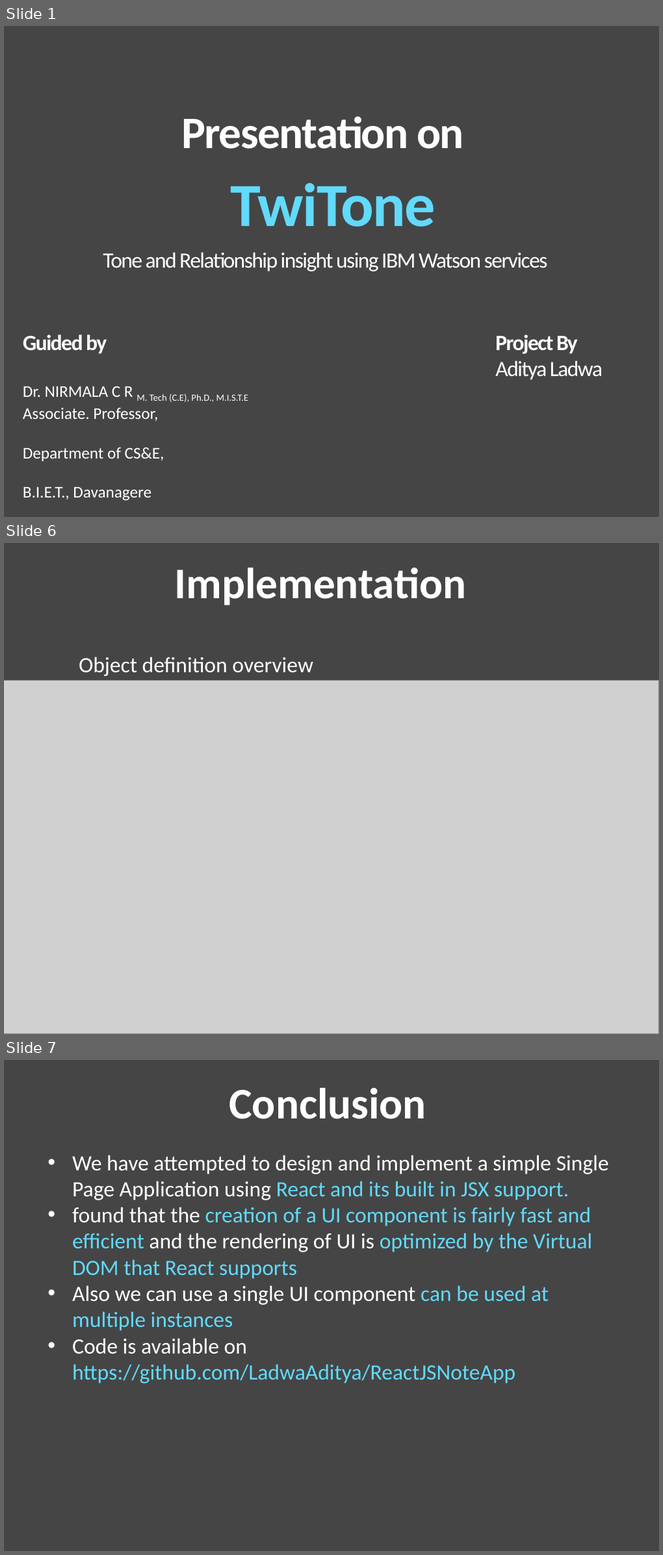
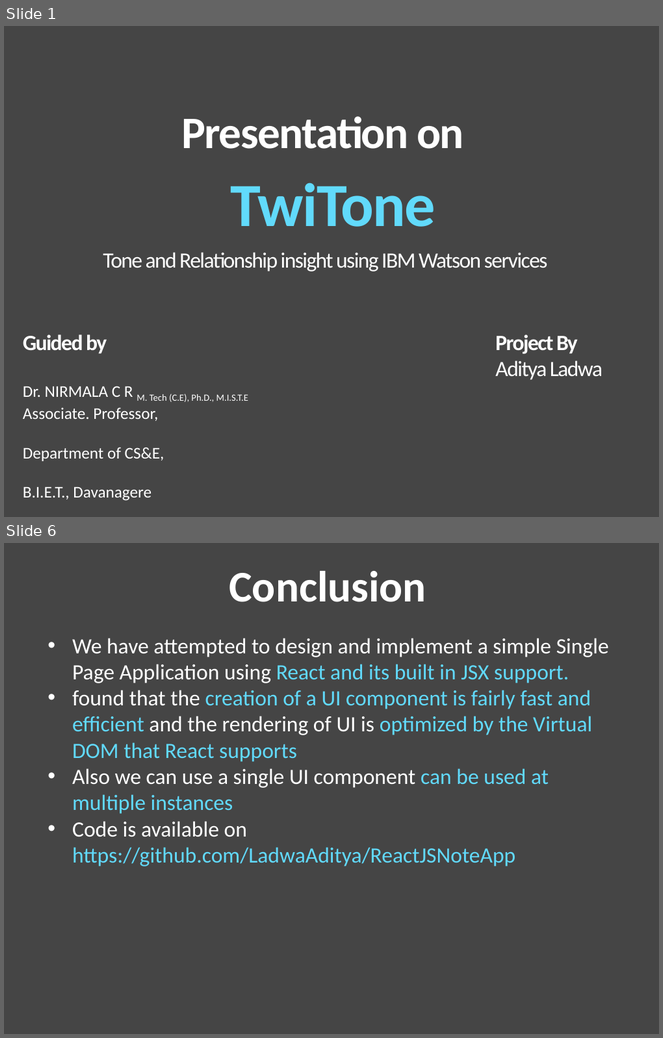
Before and after one commit to LadwaAditya/TwiTone, a slide deck: Presentation.pptx. Shown one above the other, each under a label of ours: slides 1, 6 and 7 before the commit, slides 1 and 6 after it; the slides between them are not shown. The pictures are 663x1555 and 663x1038 pixels, drawn with LibreOffice and Linux fonts; fonts in the diff are those of the drawing; grey boxes stand for pictures. Boxes give left, top, right and bottom in pixels: in the first picture for what was removed or moved away, otherwise in the second. Text is boxed around its words. In the diff, an @@ line names an element or a change of style, - is before the commit and + after.

```diff
--- a/Presentation.pptx
+++ b/Presentation.pptx
@@ slide 6 removed at [4, 543, 659, 1034], background #454545 @@
@@ text removed at [175, 568, 467, 605] @@
-Implementation
@@ text removed at [79, 657, 313, 676] @@
-Object definition overview
@@ picture removed at [4, 681, 659, 1034] @@
@@ what was slide 7 is now slide 6 @@
```
Also in this commit, not shown: 2 slides changed, 2 slides added, 2 other slides removed.
